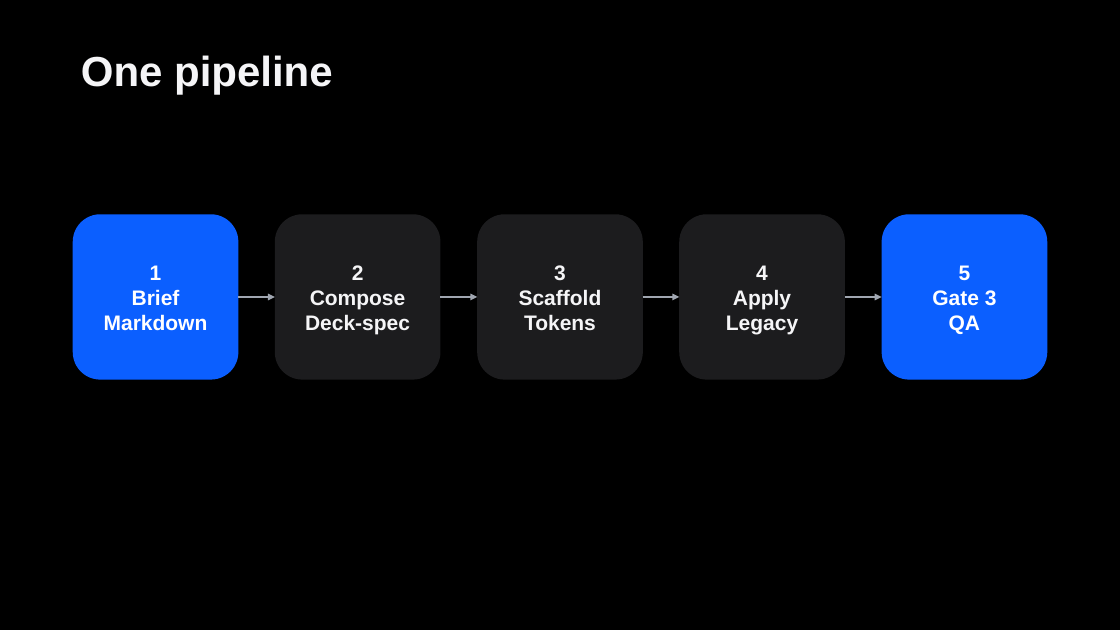
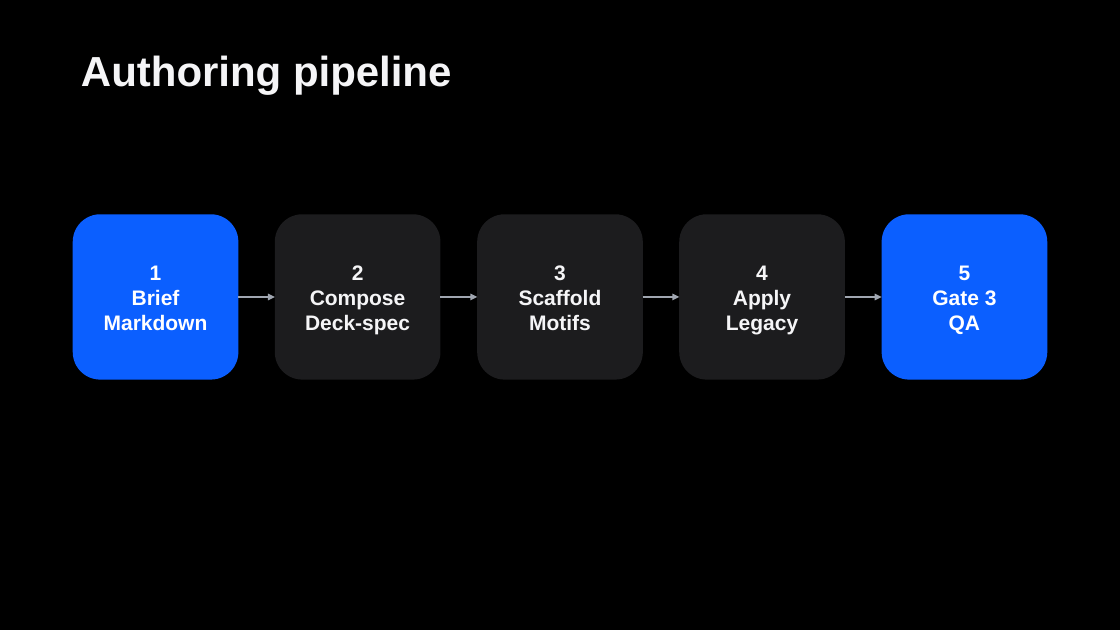
Before and after one commit to kimmingul/designmd-pptx, a slide deck: slide 6 of demo/designmd-pptx-best-v2.1.2.pptx (slide 4 before the commit). Drawn at 1120x630 pixels with LibreOffice and Linux fonts; fonts in the diff are those of the drawing. Boxes give left, top, right and bottom in pixels: in the first picture for what was removed or moved away, otherwise in the second. Text is boxed around its words. In the diff, an @@ line names an element or a change of style, - is before the commit and + after.

```diff
--- a/demo/designmd-pptx-best-v2.1.2.pptx
+++ b/demo/designmd-pptx-best-v2.1.2.pptx
@@ text at [81, 55, 451, 94]: text changed @@
-One pipeline
+Authoring pipeline
@@ text in rounded rectangle at [529, 314, 591, 330]: text changed @@
-Tokens
+Motifs
```
Also in this commit, not shown: 5 other slides changed, 5 slides added, 3 slides removed, 35 other files.
